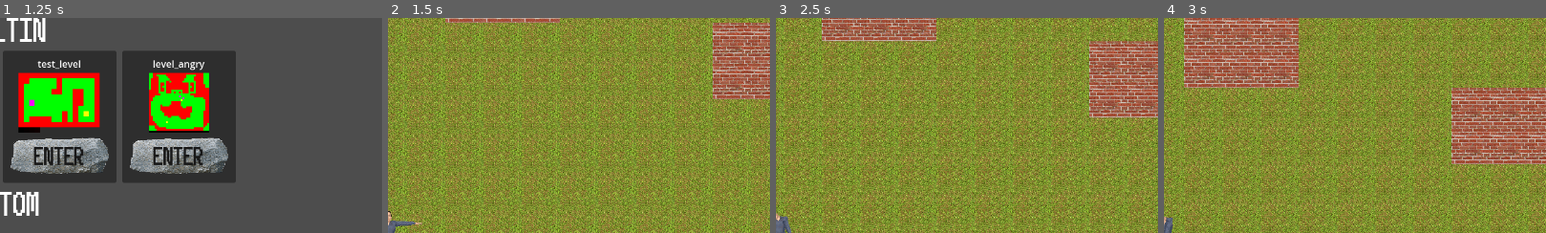
Above: before the commit, frames 1-4 (left to right).
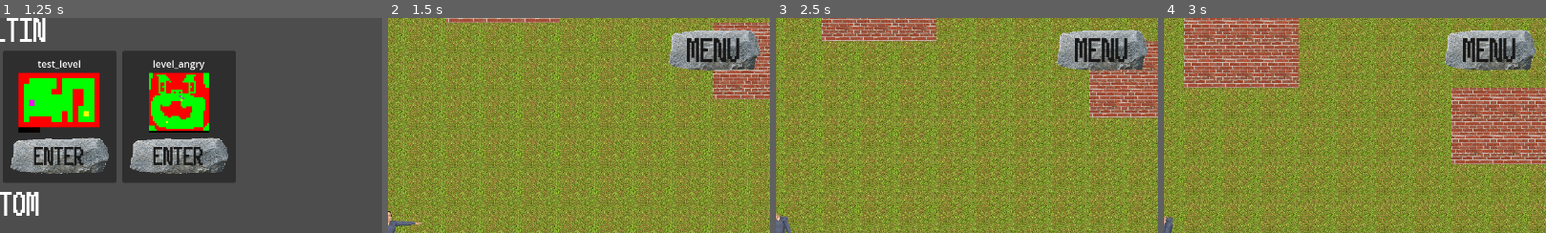
Above: after the commit, the same moments.

Repository: MaxWesterlund/Combombo
Game: Godot game, scene res://Scenes/Menus/Menu.tscn
The game is run twice, just before and just after one commit, with the same random seed, the same clock (stepped at 60 frames per second) and the same inputs.
Inputs (mouse positions are % of the whole screen's width and height, from its top left):
- Up to frame 1 (1.25 s): click (48, 54) at 0.5 s
- Up to frame 2 (1.5 s): click (27, 32) at 1.27 s
- Up to frame 3 (2.5 s): click (8, 7) at 2.02 s
- Up to frame 4 (3 s): move the mouse to (37, 88) at 2.77 s; press the mouse at (37, 88) at 2.78 s; hold D (move_right) from 2.78 s (still down)
The pictures show only the part of the screen within x 50-100%, y 0-50%; the shares and areas given below are measured in that part.

Frame 1 is identical in both runs. In frame 2, 4.1% of the frame differs, in the area x 73-98%, y 5-25%; in frame 3, 4.1%; in frame 4, 4.1%.

Commit message:
fix

Diff:
--- /dev/null
+++ b/Scenes/detonate.gd
@@ -0,0 +1,4 @@
+extends Node2D
+
+func _on_texture_button_pressed():
+	Events.attack.emit()
--- /dev/null
+++ b/Scenes/detonate.tscn
@@ -0,0 +1,21 @@
+[gd_scene load_steps=3 format=3 uid="uid://dghx5qydsgaff"]
+
+[ext_resource type="Script" path="res://Scenes/detonate.gd" id="1_gcyl2"]
+[ext_resource type="PackedScene" uid="uid://6ejmjpdq8ddv" path="res://Scenes/Menus/button.tscn" id="2_gmyev"]
+
+[node name="Detonate" type="Node2D"]
+script = ExtResource("1_gcyl2")
+
+[node name="Button" parent="." instance=ExtResource("2_gmyev")]
+offset_left = 19.0
+offset_top = 11.0
+offset_right = 176.0
+offset_bottom = 91.0
+
+[node name="Label" parent="Button" index="1"]
+theme_override_font_sizes/font_size = 15
+text = "Detonate"
+
+[connection signal="pressed" from="Button/TextureButton" to="." method="_on_texture_button_pressed"]
+
+[editable path="Button"]
--- /dev/null
+++ b/Scenes/gotoMenu.gd
@@ -0,0 +1,4 @@
+extends Node2D
+
+func _on_texture_button_pressed():
+	Events.goto_menu.emit()
--- /dev/null
+++ b/Scenes/gotoMenu.tscn
@@ -0,0 +1,16 @@
+[gd_scene load_steps=3 format=3 uid="uid://d2vwpfbptr8yj"]
+
+[ext_resource type="Script" path="res://Scenes/gotoMenu.gd" id="1_mg47a"]
+[ext_resource type="PackedScene" uid="uid://6ejmjpdq8ddv" path="res://Scenes/Menus/button.tscn" id="1_tjmj0"]
+
+[node name="GotoMenu" type="Node2D"]
+script = ExtResource("1_mg47a")
+
+[node name="Button" parent="." instance=ExtResource("1_tjmj0")]
+
+[node name="Label" parent="Button" index="1"]
+text = "Menu"
+
+[connection signal="pressed" from="Button/TextureButton" to="." method="_on_texture_button_pressed"]
+
+[editable path="Button"]
--- a/Scenes/last_attack.gd
+++ b/Scenes/last_attack.gd
@@ -4,10 +4,21 @@
 
 const alpha = 0.6
 
-var bombs_exploded = []
+var bombs_exploded: Array[Node2D] = []
+var bomb_ghosts: Array[Node2D] = []
+
+func _init():
+	Events.bomb_exploded_finished_animation.connect(on_bomb_exploded_finished_animation)
+	Events.restart.connect(on_restart)
+
+func on_restart():
+	Globals.last_attack_bomb_ghosts = bomb_ghosts.duplicate()
 
 func _ready():
-	Events.bomb_exploded_finished_animation.connect(on_bomb_exploded_finished_animation)
+	modulate.a = alpha
+	if len(Globals.last_attack_bomb_ghosts) > 0:
+		for b in Globals.last_attack_bomb_ghosts:
+			add_child(b)
 
 func on_bomb_exploded_finished_animation(node: Node2D):
 	bombs_exploded.append(node)
@@ -15,24 +26,31 @@
 		update_ghosts()
 		Events.all_bombs_exploded_and_finished.emit()
 
-func update_ghosts():
+func update_bombs(bombs: Array[Node2D]):
+	bombs_exploded = bombs
+	update_ghosts()
+
+func remove_children():
 	for n in get_children():
 		remove_child(n)
 		n.queue_free()
 
+func update_ghosts():
+	remove_children()
+
 	for b in bombs_exploded:
-		var bomb_ghost = bomb_scene.instantiate()
-		bomb_ghost.position = b.position
-		bomb_ghost.set_explode_time_start(b.explode_time_start)
-		var sprite = bomb_ghost.get_node("Sprite2D")
+		var bomb_ghost_temp = bomb_scene.instantiate()
+		bomb_ghost_temp.position = b.position
+		bomb_ghost_temp.set_explode_time_start(b.explode_time_start)
+		var sprite = bomb_ghost_temp.get_node("Sprite2D")
 		sprite.position = sprite.global_position
-		sprite.modulate.a = alpha
-		var label = bomb_ghost.get_node("Label")
+		var label = bomb_ghost_temp.get_node("Label")
 		label.position = label.global_position
-		label.text = "%.1f" % bomb_ghost.explode_time_start
-		label.modulate.a = alpha
-		add_child(sprite.duplicate())
-		add_child(label.duplicate())
+		label.text = "%.1f" % bomb_ghost_temp.explode_time_start
+
+		var bomb_ghost = Node2D.new()
+		bomb_ghost.add_child(sprite.duplicate())
+		bomb_ghost.add_child(label.duplicate())
+		add_child(bomb_ghost)
+		bomb_ghosts.append(bomb_ghost.duplicate())
 		b.queue_free()
-
-	bombs_exploded.clear()
--- a/Scenes/main.gd
+++ b/Scenes/main.gd
@@ -1,4 +1,14 @@
 extends Node2D
 
-func _on_attack_pressed():
-	Events.attack.emit()
+var menu_scene = preload("res://Scenes/Menus/menu.tscn")
+var game_scene = preload("res://Scenes/main.tscn")
+
+func _ready():
+	Events.goto_menu.connect(on_goto_menu)
+	Events.restart.connect(on_restart)
+
+func on_goto_menu():
+	get_tree().change_scene_to_packed(menu_scene)
+
+func on_restart():
+	get_tree().change_scene_to_packed(game_scene)
--- a/Scenes/main.tscn
+++ b/Scenes/main.tscn
@@ -6,7 +6,9 @@
 [ext_resource type="PackedScene" uid="uid://b5hcj7p6h2ebw" path="res://Scenes/last_attack.tscn" id="6_m456q"]
 [ext_resource type="Script" path="res://Scenes/win_text.gd" id="6_sd38f"]
 [ext_resource type="PackedScene" uid="uid://b6r2p5bl20m6s" path="res://Scenes/main_camera.tscn" id="6_tlvpa"]
-[ext_resource type="PackedScene" uid="uid://6ejmjpdq8ddv" path="res://Scenes/Menus/button.tscn" id="8_7agj5"]
+[ext_resource type="PackedScene" uid="uid://dghx5qydsgaff" path="res://Scenes/detonate.tscn" id="7_if7sk"]
+[ext_resource type="PackedScene" uid="uid://d2vwpfbptr8yj" path="res://Scenes/gotoMenu.tscn" id="8_l2itw"]
+[ext_resource type="PackedScene" uid="uid://c2jg35g8f8od1" path="res://Scenes/restart.tscn" id="9_1morj"]
 
 [node name="Main" type="Node2D"]
 script = ExtResource("1_xl4yn")
@@ -36,16 +38,11 @@
 horizontal_alignment = 1
 script = ExtResource("6_sd38f")
 
-[node name="Button" parent="CanvasLayer" instance=ExtResource("8_7agj5")]
-offset_left = 19.0
-offset_top = 11.0
-offset_right = 176.0
-offset_bottom = 91.0
+[node name="GotoMenu" parent="CanvasLayer" instance=ExtResource("8_l2itw")]
+position = Vector2(1108, 14)
 
-[node name="Label" parent="CanvasLayer/Button" index="1"]
-theme_override_font_sizes/font_size = 15
-text = "Detonate"
+[node name="Detonate" parent="CanvasLayer" instance=ExtResource("7_if7sk")]
 
-[connection signal="pressed" from="CanvasLayer/Button/TextureButton" to="." method="_on_attack_pressed"]
-
-[editable path="CanvasLayer/Button"]
+[node name="Restart" parent="CanvasLayer" instance=ExtResource("9_1morj")]
+visible = false
+position = Vector2(519, 203)
--- /dev/null
+++ b/Scenes/restart.gd
@@ -0,0 +1,10 @@
+extends Node2D
+
+func _ready():
+	Events.player_not_won.connect(on_player_not_won)
+
+func on_player_not_won(bombing_time: float):
+	visible = true
+
+func _on_texture_button_pressed():
+	Events.restart.emit()
--- /dev/null
+++ b/Scenes/restart.tscn
@@ -0,0 +1,16 @@
+[gd_scene load_steps=3 format=3 uid="uid://c2jg35g8f8od1"]
+
+[ext_resource type="Script" path="res://Scenes/restart.gd" id="1_yq4m8"]
+[ext_resource type="PackedScene" uid="uid://6ejmjpdq8ddv" path="res://Scenes/Menus/button.tscn" id="2_4wltl"]
+
+[node name="Restart" type="Node2D"]
+script = ExtResource("1_yq4m8")
+
+[node name="Button" parent="." instance=ExtResource("2_4wltl")]
+
+[node name="Label" parent="Button" index="1"]
+text = "Restart"
+
+[connection signal="pressed" from="Button/TextureButton" to="." method="_on_texture_button_pressed"]
+
+[editable path="Button"]
--- a/Scenes/win_text.gd
+++ b/Scenes/win_text.gd
@@ -1,10 +1,7 @@
 extends Label
 
-
-# Called when the node enters the scene tree for the first time.
 func _ready():
 	Events.player_won.connect(on_won)
-
 
 func on_won(time: float):
 	text += "\ntime: %.2f" % time
--- a/Scripts/events.gd
+++ b/Scripts/events.gd
@@ -10,3 +10,5 @@
 signal player_entered_goal
 signal player_won(bombing_time: float)
 signal player_not_won(bombing_time: float)
+signal restart
+signal goto_menu
--- a/Scripts/globals.gd
+++ b/Scripts/globals.gd
@@ -4,3 +4,5 @@
 var number_of_bombs = 0
 var level_image: Image
 var parts_of_player_in_goal = 0
+
+var last_attack_bomb_ghosts: Array[Node2D] = []
Not shown: 1 places in Scenes/main.tscn that only renumber resources
